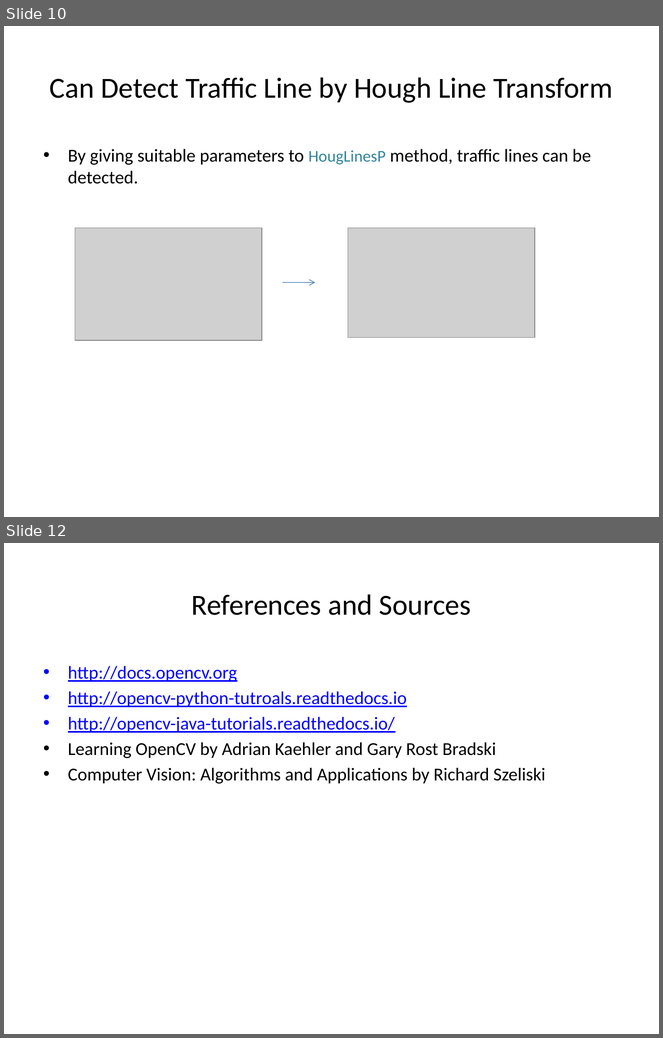
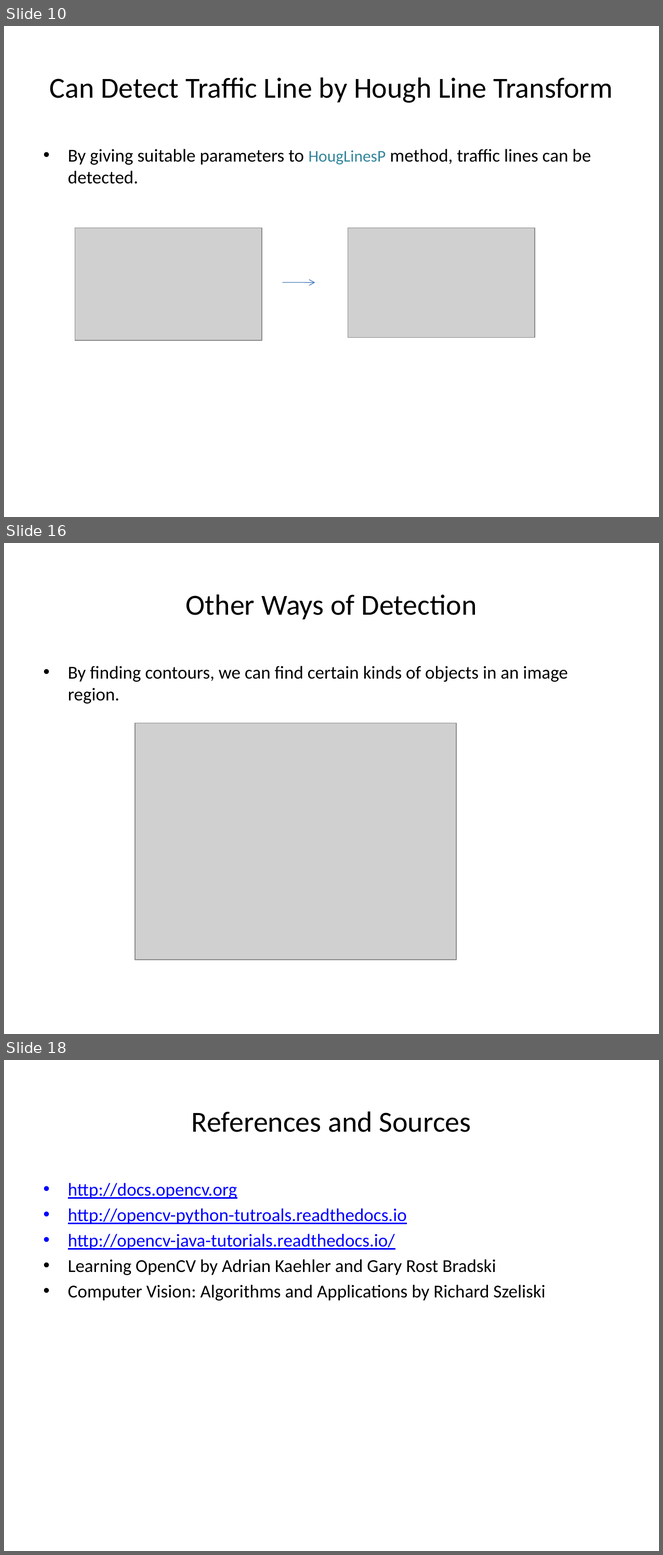
Before and after one commit to aungmyohtet/OpenCVJavaSample, a slide deck: KnowledgeOfImageProcessing.pptx. Shown one above the other, each under a label of ours: slides 10 and 12 before the commit, slides 10, 16 and 18 after it; the slides between them are not shown. The pictures are 663x1038 and 663x1555 pixels, drawn with LibreOffice and Linux fonts; fonts in the diff are those of the drawing; grey boxes stand for pictures. Boxes give left, top, right and bottom in pixels: in the first picture for what was removed or moved away, otherwise in the second. Text is boxed around its words. In the diff, an @@ line names an element or a change of style, - is before the commit and + after.

```diff
--- a/KnowledgeOfImageProcessing.pptx
+++ b/KnowledgeOfImageProcessing.pptx
@@ slide 16 added at box(4, 543, 659, 1034), background #FFFFFF @@
@@ title added at box(186, 594, 477, 619), 32 pt, text #000000 @@
+Other Ways of Detection
@@ text added at box(68, 666, 568, 704), 20 pt, text #000000 @@
+• By finding contours, we can find certain kinds of objects in an image region.
@@ picture added at box(135, 723, 457, 960) @@
@@ what was slide 12 is now slide 18 @@
```
Also in this commit, not shown: 3 slides changed, 5 other slides added.
